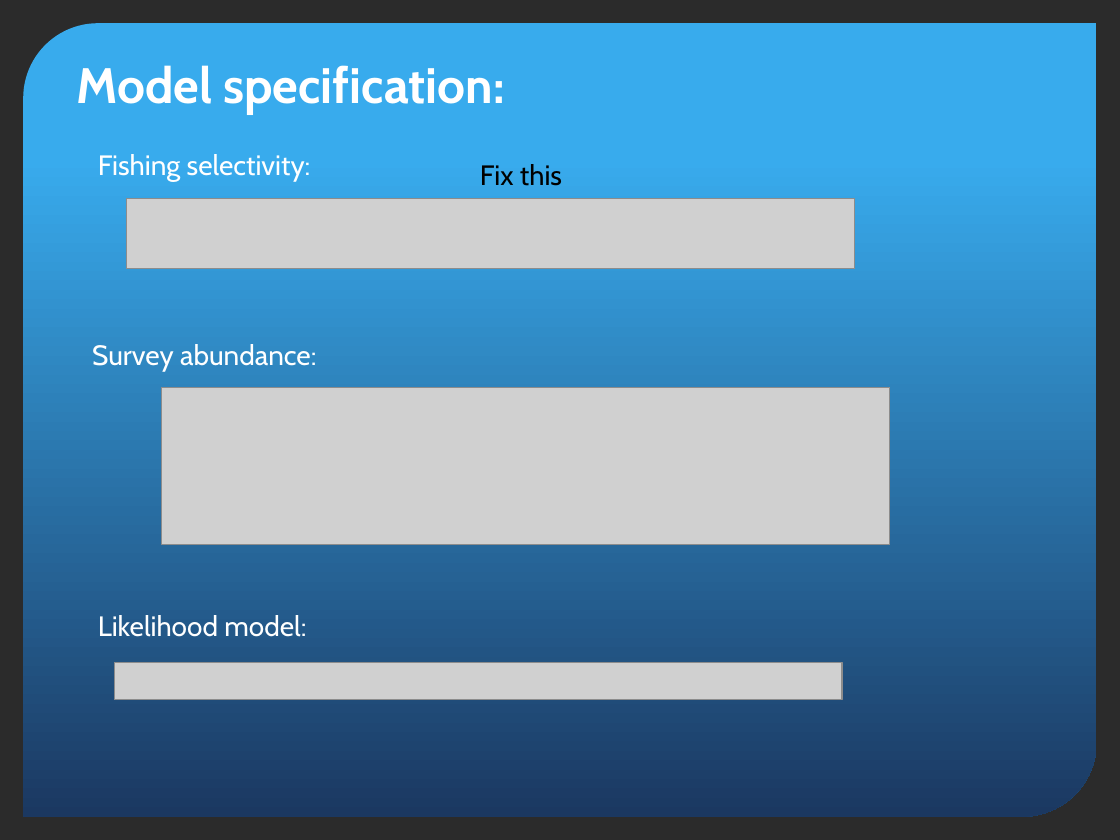
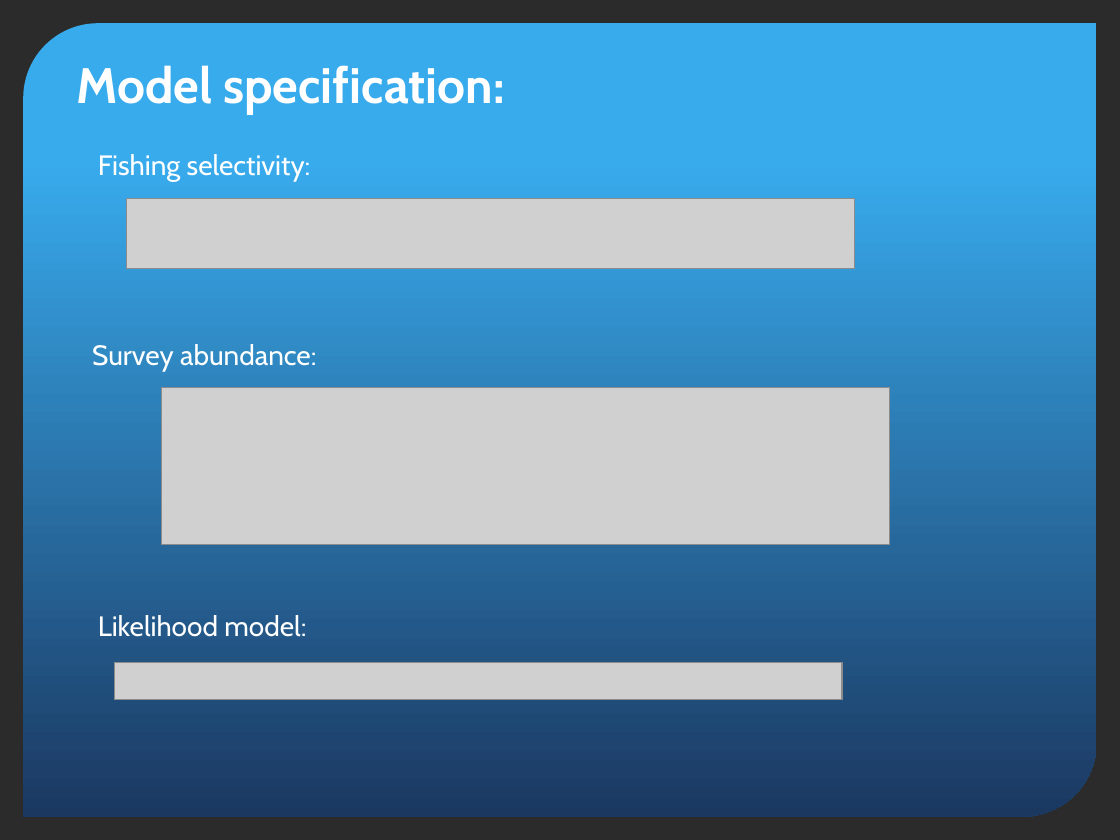
Before and after one commit to TobieSurette/snow-crab-population-dynamics, a slide deck: slide 9 of snow crab/Population Model.pptx. Drawn at 1120x840 pixels with LibreOffice and Linux fonts; fonts in the diff are those of the drawing; grey boxes stand for pictures; background and template pictures are left out; a plain dark background stands for a picture behind light text. Boxes give left, top, right and bottom in pixels: in the first picture for what was removed or moved away, otherwise in the second. Text is boxed around its words. In the diff, an @@ line names an element or a change of style, - is before the commit and + after.

Commit message:
Developping male model

```diff
--- a/snow crab/Population Model.pptx
+++ b/snow crab/Population Model.pptx
@@ text removed at (x1=480, y1=164, x2=562, y2=186) @@
-Fix this
```
Also in this commit, not shown: 7 other slides changed, 6 slides added, 5 slides removed, 15 other files.
